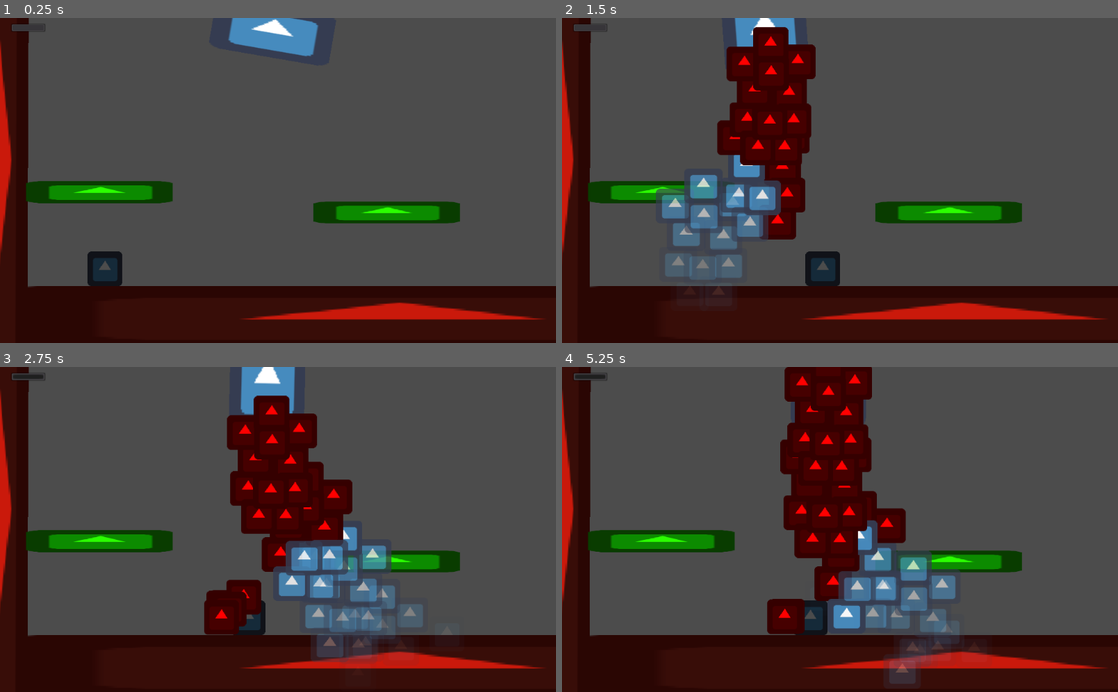
Above: before the commit, frames 1-4 (two rows, left to right).
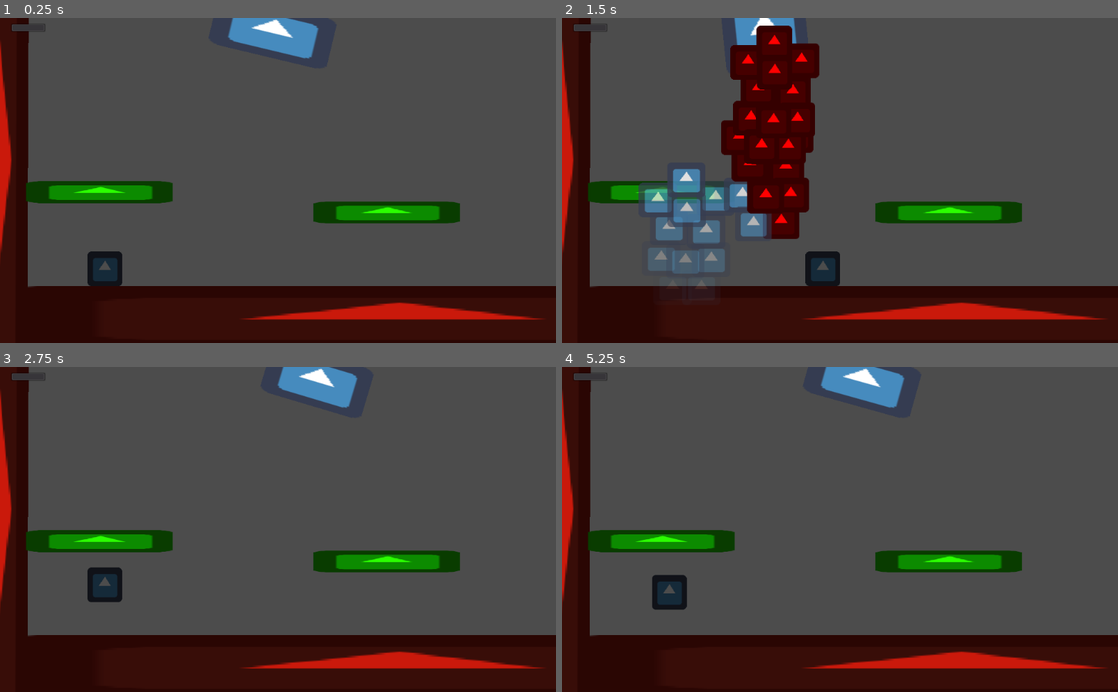
Above: after the commit, the same moments.

Repository: uspgamedev/welcome-to-your-mind
Game: Godot game, scene res://Stages/Depression/DepressionPuzzle1.tscn
Two runs of this game, one before a commit and one after it. Both use one fixed random seed, a clock stepped at 60 frames per second and the inputs below. The engine's default icon, where the game draws it, is replaced by a stand-in: a white triangle on a blue panel in a dark square.
Inputs:
- Up to frame 1 (0.25 s): no input
- Up to frame 2 (1.5 s): hold Right (ui_right) from 0.53 s (still down); tap Up (ui_up) at 0.77 s
- Up to frame 3 (2.75 s): tap Up (ui_up) at 1.52 s; release Right (ui_right) at 2.03 s; hold Left (ui_left) from 2.03 s (still down)
- Up to frame 4 (5.25 s): release Left (ui_left) at 2.78 s; hold Right (ui_right) 2.78-4.28 s; tap Up (ui_up) at 3.02, 3.77, 4.52 s; hold Left (ui_left) 4.28-5.03 s; hold Right (ui_right) from 5.03 s (still down)

The runs differ from the first frame. In frame 1, 0.2% of the frame differs, in the area x 41-58%, y 0-13%; in frame 2, 6.1%; in frame 3, 17%, in the area x 2-76%, y 0-92%; in frame 4, 17%.

Commit message:
Adjusted Octopus to hit moving Player

Diff:
--- a/Stages/Depression/Enemies/Octopus.gd
+++ b/Stages/Depression/Enemies/Octopus.gd
@@ -6,7 +6,7 @@
 const SPEED_MULTIPLIER = 1
 const ATK_OFFSET = 40
 const ATK_SPEED = 700
-const ANGLE_MULTIPLIER = 1.6
+const ANGLE_MULTIPLIER = 2.2
 
 onready var Target = get_parent().get_node("Player")
 onready var initialy = get_global_position().y
